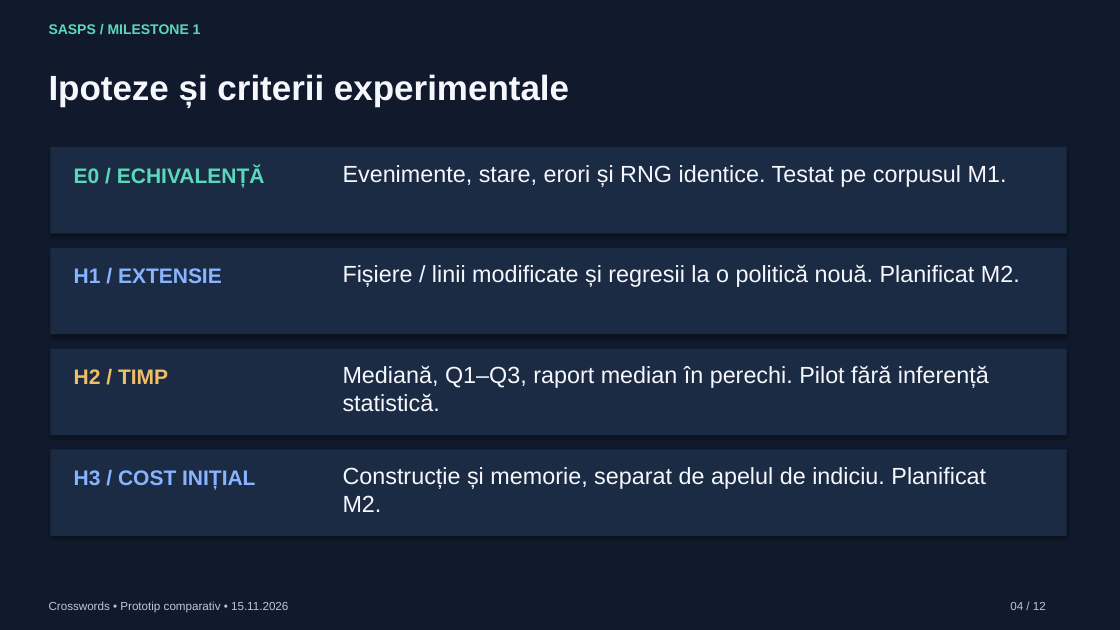
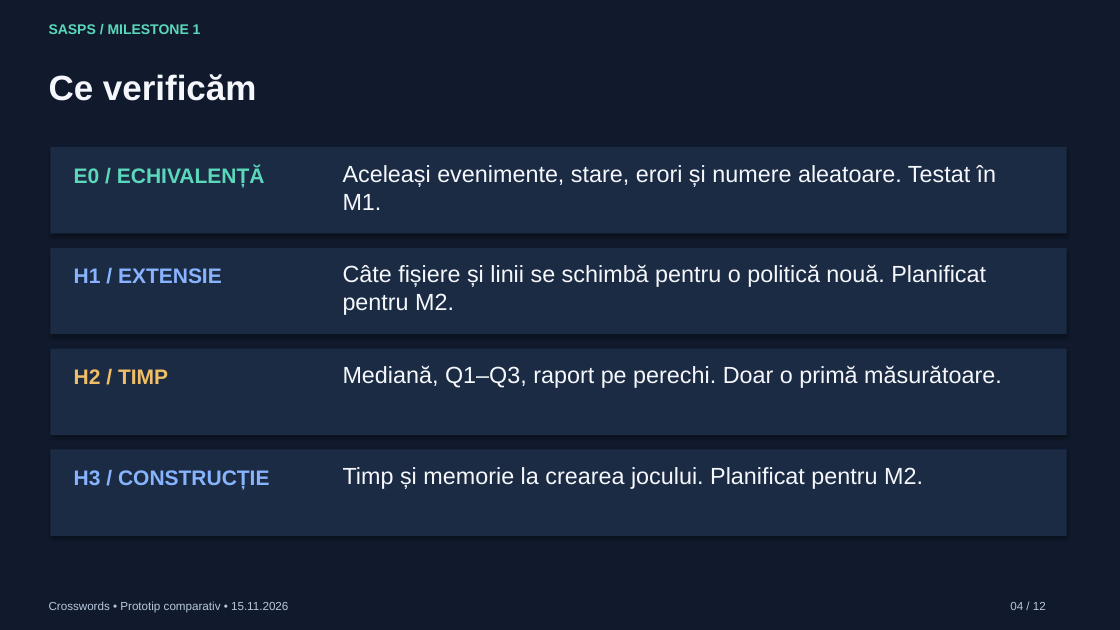
Before and after one commit to nadolualex/sasps-crosswords, a slide deck: slide 4 of presentation/SASPS_M1_Crosswords.pptx. Drawn at 1120x630 pixels with LibreOffice and Linux fonts; fonts in the diff are those of the drawing. Boxes give left, top, right and bottom in pixels: in the first picture for what was removed or moved away, otherwise in the second. Text is boxed around its words. In the diff, an @@ line names an element or a change of style, - is before the commit and + after.

```diff
--- a/presentation/SASPS_M1_Crosswords.pptx
+++ b/presentation/SASPS_M1_Crosswords.pptx
@@ text at (49, 74, 257, 101): text changed @@
-Ipoteze și criterii experimentale
+Ce verificăm
@@ text at (343, 165, 996, 210): text changed @@
-Evenimente, stare, erori și RNG identice. Testat pe corpusul M1.
+Aceleași evenimente, stare, erori și numere aleatoare. Testat în
+M1.
@@ text at (343, 264, 986, 315): text changed @@
-Fișiere / linii modificate și regresii la o politică nouă. Planificat M2.
+Câte fișiere și linii se schimbă pentru o politică nouă. Planificat
+pentru M2.
@@ text at (343, 365, 1002, 388): text changed @@
-Mediană, Q1–Q3, raport median în perechi. Pilot fără inferență
-statistică.
+Mediană, Q1–Q3, raport pe perechi. Doar o primă măsurătoare.
@@ text at (74, 470, 269, 490): text changed @@
-H3 / COST INIȚIAL
+H3 / CONSTRUCȚIE
@@ text at (343, 467, 923, 489): text changed @@
-Construcție și memorie, separat de apelul de indiciu. Planificat
-M2.
+Timp și memorie la crearea jocului. Planificat pentru M2.
```
Also in this commit, not shown: 11 other slides changed, 17 other files.
